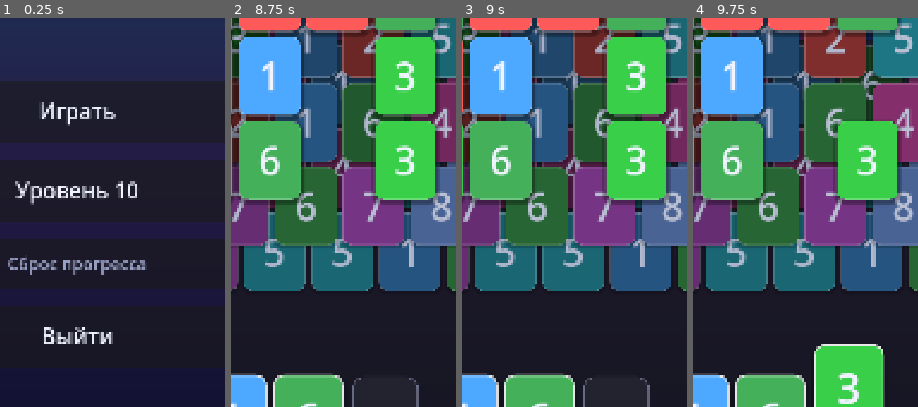
Above: before the commit, frames 1-4 (left to right).
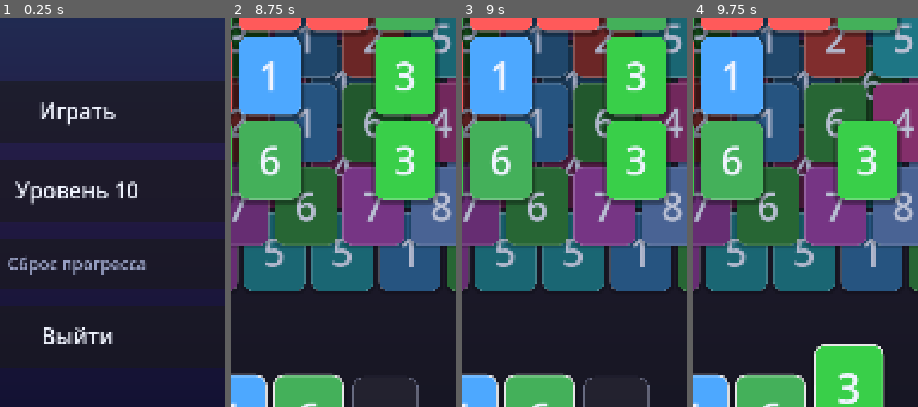
Above: after the commit, the same moments.

Repository: Geraa50/Aurora-Pulse
Game: Godot game, scene res://scenes/main_menu.tscn
The game is run twice, just before and just after one commit, with the same random seed, the same clock (stepped at 60 frames per second) and the same inputs.
Inputs (mouse positions are % of the whole screen's width and height, from its top left):
- Up to frame 1 (0.25 s): no input
- Up to frame 2 (8.75 s): click "Играть" at 0.5 s; click "В меню" at 1.25 s; click "Играть" at 2 s; click "В меню" at 2.75 s; click "Уровень 10" at 3.5 s; click "В меню" at 4.25 s; click "Сброс прогресса" at 5 s; click "Отмена" at 5.75 s; click "Уровень 10" at 6.5 s; tap Enter at 7.25 s; move the mouse to (58, 43) at 7.27 s; click (58, 43) at 7.42 s; tap Space at 8 s; move the mouse to (49, 48) at 8.02 s; click (49, 48) at 8.17 s
- Up to frame 3 (9 s): tap Enter at 8.75 s; move the mouse to (49, 37) at 8.77 s; click (49, 37) at 8.92 s
- Up to frame 4 (9.75 s): tap Space at 9.5 s; move the mouse to (73, 43) at 9.52 s; click (73, 43) at 9.67 s
The pictures show only the part of the screen within x 33-83%, y 35-84%; the shares and areas given below are measured in that part.

Frames 1-2 are identical in both runs. In frame 3, 0.5% of the frame differs, in the area x 19-50%, y 2-17%; in frame 4, nothing differs.

Commit message:
2 version

Diff:
--- a/game/scripts/board/board.gd
+++ b/game/scripts/board/board.gd
@@ -205,9 +205,11 @@
 	if tile.state != Tile.State.ON_BOARD:
 		return
 
+	# Защита от гонок: тайл стал заблокированным между _refresh_blocked_visuals
+	# и обработкой клика. В обычном потоке заблокированные тайлы НЕ получают
+	# событий (mouse_filter = IGNORE, см. _refresh_blocked_visuals), поэтому
+	# тут просто молча выходим — никаких shake/звуков по требованию UX.
 	if not _is_record_free(tile.tile_id):
-		AudioManager.play_sfx(&"tile_blocked")
-		tile.play_shake()
 		return
 
 	var slot_idx: int = _next_empty_slot()
@@ -325,12 +327,10 @@
 	return MatchRules.is_tile_free(_records[tile_id], _records.values())
 
 
-# Плитку, над которой стоит плитка на CLICK_HIDE_LAYER_DIFF и более слоёв выше,
-# делаем «прозрачной» для кликов — иначе глубокие L0 под L1+L2 шапкой иногда
-# воровали тапы у видимых соседей (см. жалобу про «клик уходит на 4 уровня ниже»).
-const CLICK_HIDE_LAYER_DIFF: int = 2
-
-
+# Жёсткое правило: клики ловят ТОЛЬКО полностью свободные плитки.
+# Любая плитка, над которой стоит хоть одна — становится прозрачной для кликов
+# (`mouse_filter = IGNORE`). Это убирает класс ошибок «целюсь в верхний тайл,
+# а игра кликает по тайлу на пару слоёв ниже».
 func _refresh_blocked_visuals() -> void:
 	var all_records: Array = _records.values()
 	for rec in all_records:
@@ -341,8 +341,8 @@
 			continue
 		var cover_count: int = MatchRules.covering_tile_count(rec, all_records)
 		tile.set_blocked_visual(cover_count > 0, cover_count)
-		var max_diff: int = MatchRules.max_covering_layer_diff(rec, all_records)
-		tile.set_click_passable(max_diff >= CLICK_HIDE_LAYER_DIFF)
+		# passable=true → mouse_filter = IGNORE, плитка не получает события.
+		tile.set_click_passable(cover_count > 0)
 
 
 func _next_empty_slot() -> int:
--- a/game/scripts/board/tile.gd
+++ b/game/scripts/board/tile.gd
@@ -99,9 +99,10 @@
 
 
 ## Разрешить или запретить клики по плитке.
-## Если над тайлом стоят плитки на 2+ слоя выше — клики по нему игнорируются,
-## чтобы они «проваливались» сразу на верхнюю кликабельную плитку. Без этого
-## глубокие L0 под полным L1+L2 крышкой иногда перехватывали тапы у соседей.
+## passable = true → `mouse_filter = IGNORE`, плитка вообще не получает
+## input-события. Board выставляет это любому НЕсвободному тайлу: клик по
+## области, где сверху что-то лежит, должен проваливаться сквозь нижние плитки
+## и попадать только в реально свободную, видимую сверху плитку.
 func set_click_passable(passable: bool) -> void:
 	mouse_filter = Control.MOUSE_FILTER_IGNORE if passable else Control.MOUSE_FILTER_STOP
 
